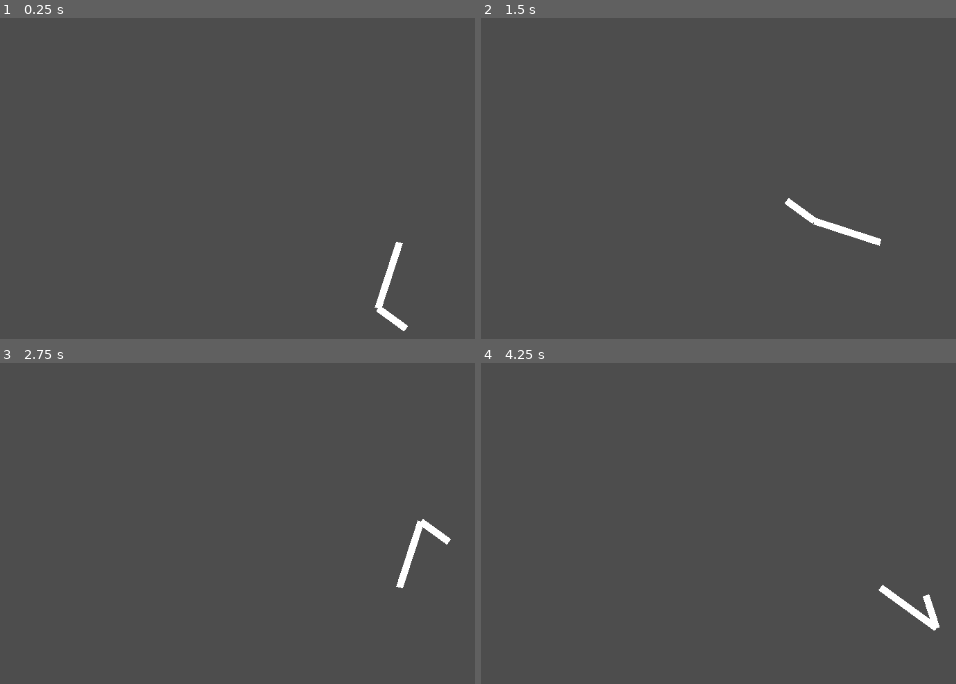
Above: before the commit, frames 1-4 (two rows, left to right).
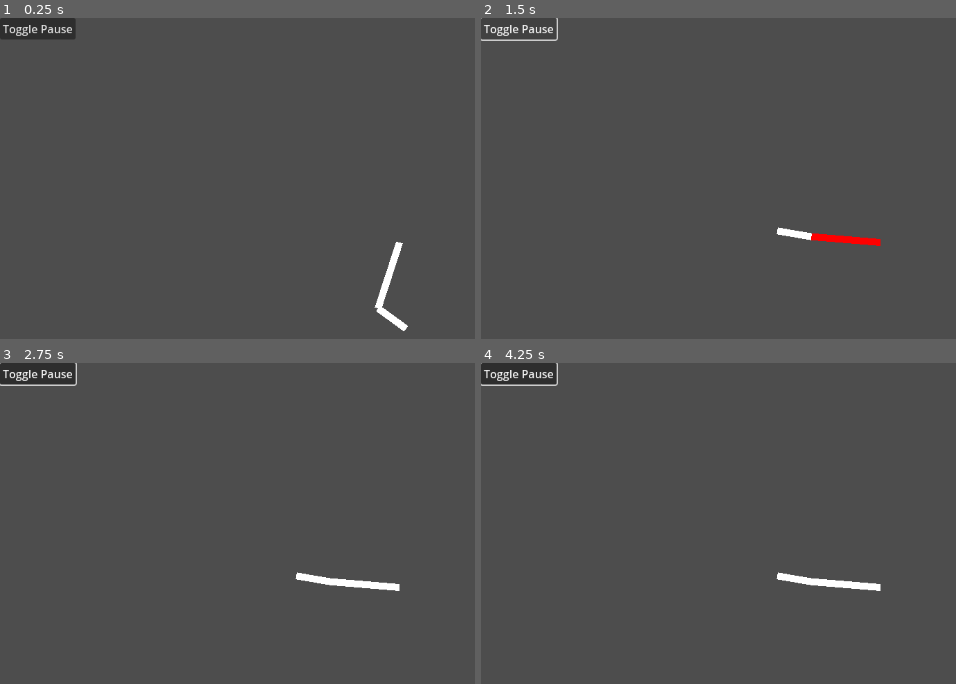
Above: after the commit, the same moments.

Repository: Logocea/EpicCycles
Game: Godot game, scene res://Scenes/EpicScene/epic_scene.tscn
The game is run twice, just before and just after one commit, with the same random seed, the same clock (stepped at 60 frames per second) and the same inputs. The project has no main scene, so this scene is started directly.
Inputs (mouse positions are in pixels of both pictures, inside the frame that each line leads up to):
- Up to frame 1 (0.25 s): no input
- Up to frame 2 (1.5 s): move the mouse to (861, 271) at 0.52 s; click (519, 27) at 1.25 s, where only the run after the commit has a clickable "Toggle Pause"
- Up to frame 3 (2.75 s): move the mouse to (365, 513) at 2.02 s
- Up to frame 4 (4.25 s): move the mouse to (outside the picture) at 2.77 s; move the mouse to (842, 677) at 3.52 s

The runs differ from the first frame. In frame 1, 0.9% of the frame differs, in the area x 0-16%, y 0-7%; in frame 2, 1.3%; in frame 3, 2.1%, in the area x 0-95%, y 0-72%; in frame 4, 2.1%.

Commit message:
Fixed mouse input not handled by UI not propagating up

Diff:
--- a/Scenes/EpicScene/epic_scene.tscn
+++ b/Scenes/EpicScene/epic_scene.tscn
@@ -8,8 +8,6 @@
 [node name="EpicScene" type="Node2D"]
 script = ExtResource("1_dn7i6")
 sim_status = ExtResource("2_dbyvj")
-
-[node name="Camera2D" type="Camera2D" parent="."]
 
 [node name="Epicycles" type="Node2D" parent="."]
 
@@ -22,8 +20,9 @@
 canonical_radius = Vector2(50, 0)
 rotational_period = 2.5
 
+[node name="Camera2D" type="Camera2D" parent="."]
+
 [node name="CanvasLayer" type="CanvasLayer" parent="."]
-visible = false
 
 [node name="EpicSceneUI" type="Control" parent="CanvasLayer"]
 layout_mode = 3
@@ -32,6 +31,7 @@
 anchor_bottom = 1.0
 grow_horizontal = 2
 grow_vertical = 2
+mouse_filter = 1
 
 [node name="TogglePauseButton" type="Button" parent="CanvasLayer/EpicSceneUI"]
 layout_mode = 0
